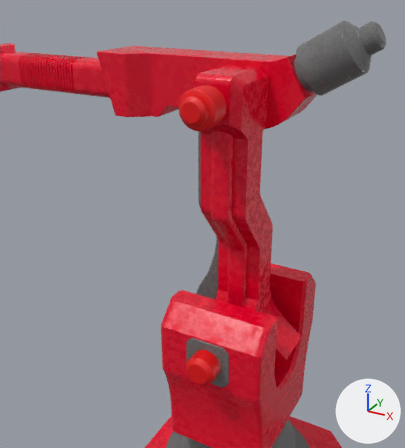
A saved change to the Blender file sample_blend_files/test_robot/robotic_arm_v001.blend.
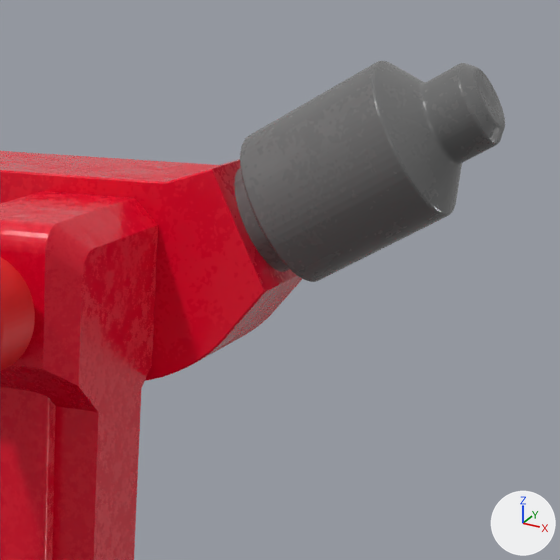
There are two pictures of each version: one from a 50 mm camera at (0.649, -1.459, 1.791) aimed at (0.018, -0.311, 1.217), one close up on the part from 53% to 100% of the width and 0% to 42% of the height. Arrows for +X, +Y and +Z are at lower right; the lights stay in place. The last two pictures show the newer version.

The older version as bpy lines, for what is in view:
```python
me_circle_003 = bpy.data.meshes.new('Circle.003')
me_circle_003.from_pydata(...)  # 4321 vertices, 4241 faces; spans x -3.6..3.6, y -16.4..2.4, z -3.5..3.6
# faces by material slot: [2880, 1361]
me_circle_003.materials.append(mat_seccolor)
me_circle_003.materials.append(mat_maincolor_var_red)
me_circle_004 = bpy.data.meshes.new('Circle.004')
me_circle_004.from_pydata(...)  # 1728 vertices, 1665 faces; spans x -0.0505..0.0505, y -0.0505..0.0505, z 0.1009..0.2416
me_circle_004.materials.append(mat_enginered)  # red #e70007
me_cube_006 = bpy.data.meshes.new('Cube.006')
me_cube_006.from_pydata(...)  # 10240 vertices, 10079 faces; spans x -1.049..0.365, y -0.093..0.096, z -0.093..0.196
# faces by material slot: [8542, 1537]
me_cube_006.materials.append(mat_maincolor_var_red)
me_cube_006.materials.append(mat_seccolor)
ob_mainarm = bpy.data.objects.new('mainArm', me_circle_003)
ob_mainarm.location = (0.0, -0.0504, 0.7374)
ob_mainarm.rotation_euler = (-1.571, 0.0, 0.0)  # degrees (-90, 0, 0)
ob_mainarm.scale = (0.0511, 0.0511, 0.0511)
ob_mainarmengine = bpy.data.objects.new('mainArmEngine', me_circle_004)
ob_mainarmengine.location = (0.0, -0.0948, 1.5047)
ob_mainarmengine.rotation_euler = (1.571, 0.0, 0.0)  # degrees (90, 0, 0)
ob_secarm = bpy.data.objects.new('secArm', me_cube_006)
ob_secarm.location = (-0.0179, 0.0, 1.4975)
```
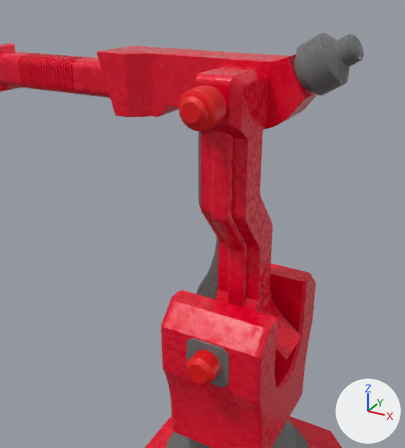
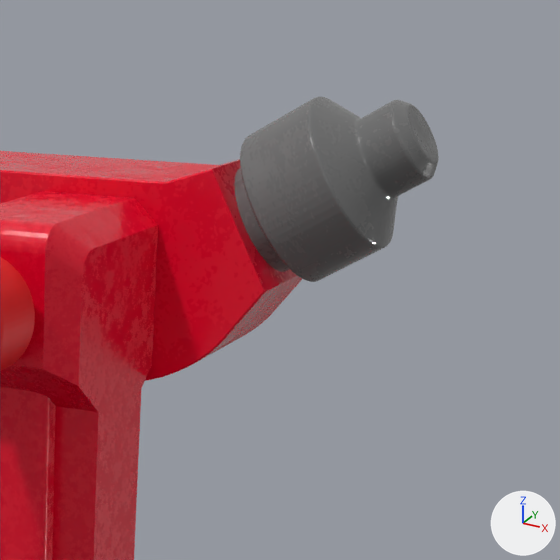
Changed parts and their boxes (x1, y1, x2, y2) in the close-ups (560 x 560 px; the box of a moved part takes in the faces that stretch with it):
'secArm', reshaped
    before: (0, 61, 505, 381)
    after: (0, 97, 439, 381)
part 1 of me_cube_006, moved or reshaped
    before: (242, 61, 505, 281)
    after: (242, 97, 439, 281)

The change, as a list of edits to the scene's bpy script:
```text
Change me_cube_006:
    used by ob_secarm; location = (-0.0179, 0.0, 1.4975)
    remove me_cube_006.from_pydata(...)  # 10240 vertices, 10079 faces; spans x -1.049..0.365, y -0.093..0.096, z -0.093..0.196
    add me_cube_006.from_pydata(...)  # 10240 vertices, 10079 faces; spans x -1.049..0.313, y -0.093..0.096, z -0.093..0.164
    me_cube_006 part 1: all 1024 vertices in x 0.254..0.365, y -0.048..0.096, z 0.071..0.196 are moved by (-0.052, 0.0, -0.031)
```
